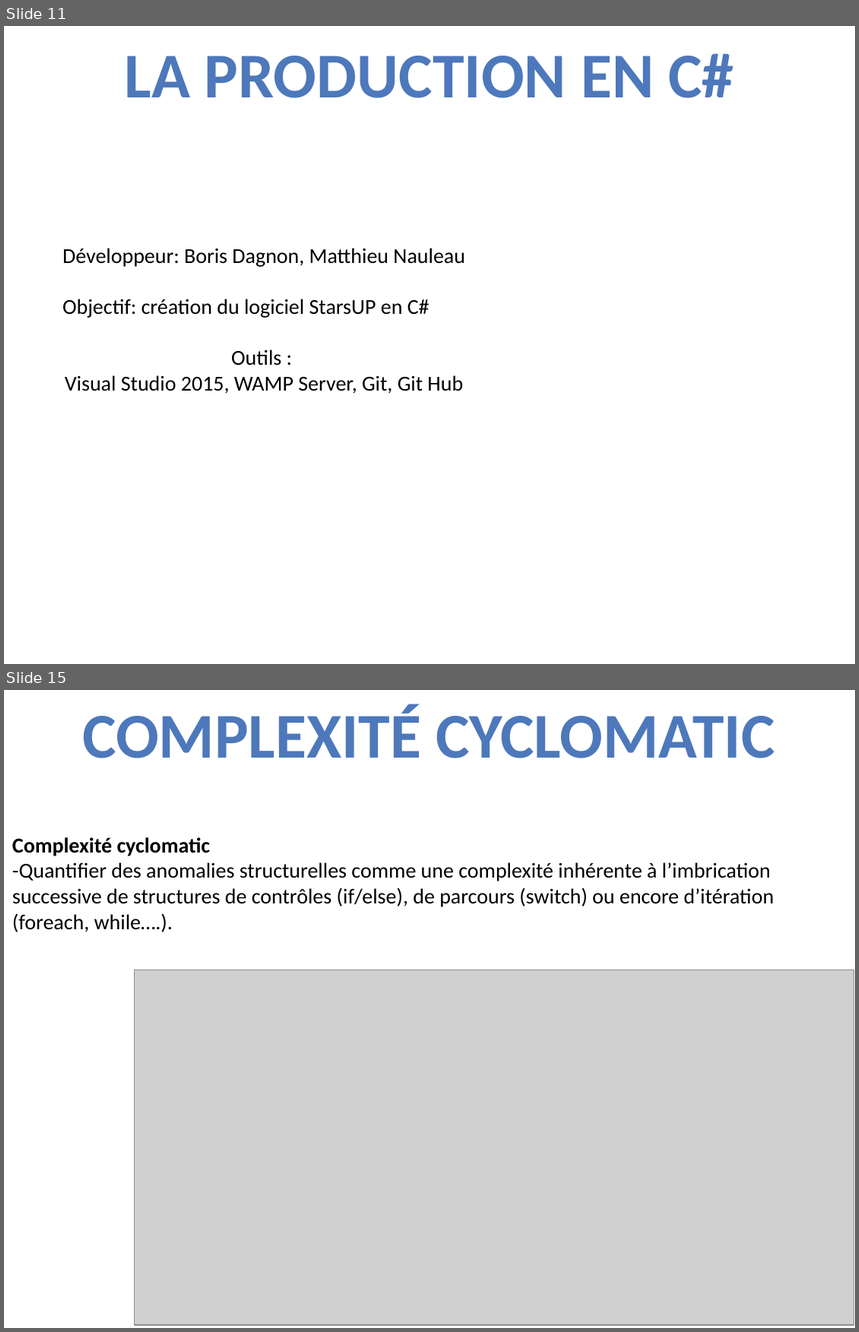
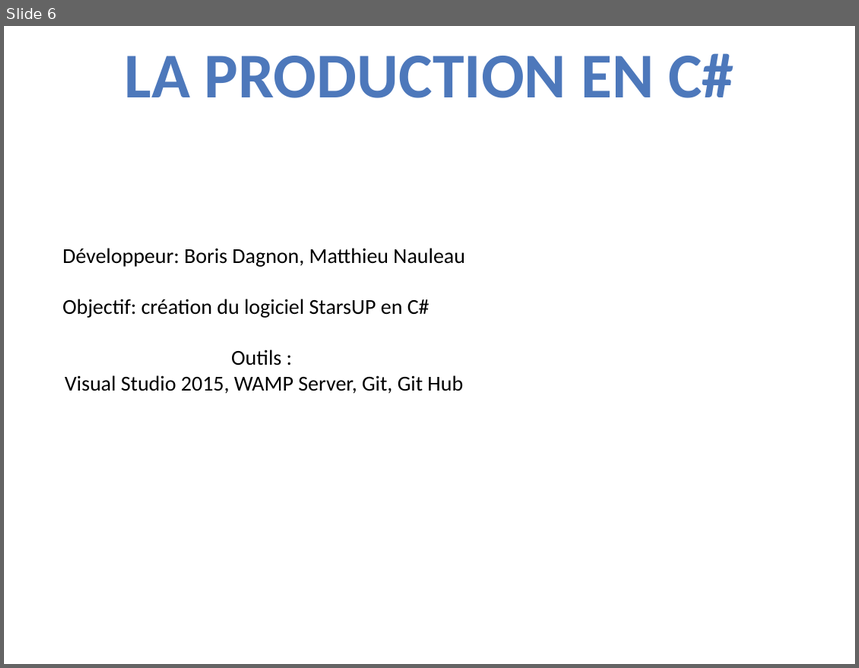
Before and after one commit to borisdagnon/C-StarsUP, a slide deck: PPE4.pptx. Shown one above the other, each under a label of ours: slides 11 and 15 before the commit, slide 6 after it; the slides between them are not shown. The pictures are 859x1332 and 859x668 pixels, drawn with LibreOffice and Linux fonts; fonts in the diff are those of the drawing; grey boxes stand for pictures. Boxes give left, top, right and bottom in pixels: in the first picture for what was removed or moved away, otherwise in the second. Text is boxed around its words. In the diff, an @@ line names an element or a change of style, - is before the commit and + after.

```diff
--- a/PPE4.pptx
+++ b/PPE4.pptx
@@ slide 15 removed at box(4, 690, 855, 1328), background #FFFFFF @@
@@ text removed at box(82, 705, 775, 758) @@
-COMPLEXITÉ CYCLOMATIC
@@ text removed at box(12, 837, 775, 932) @@
-Complexité cyclomatic
--Quantifier des anomalies structurelles comme une complexité inhérente à l’imbrication successive de structures de contrôles (if/else), de parcours (switch) ou encore d’itération (foreach, while….).
@@ picture removed at box(135, 970, 854, 1326) @@
@@ what was slide 11 is now slide 6 @@
```
Also in this commit, not shown: 3 slides changed, 3 slides added, 6 other slides removed, 44 other files.
